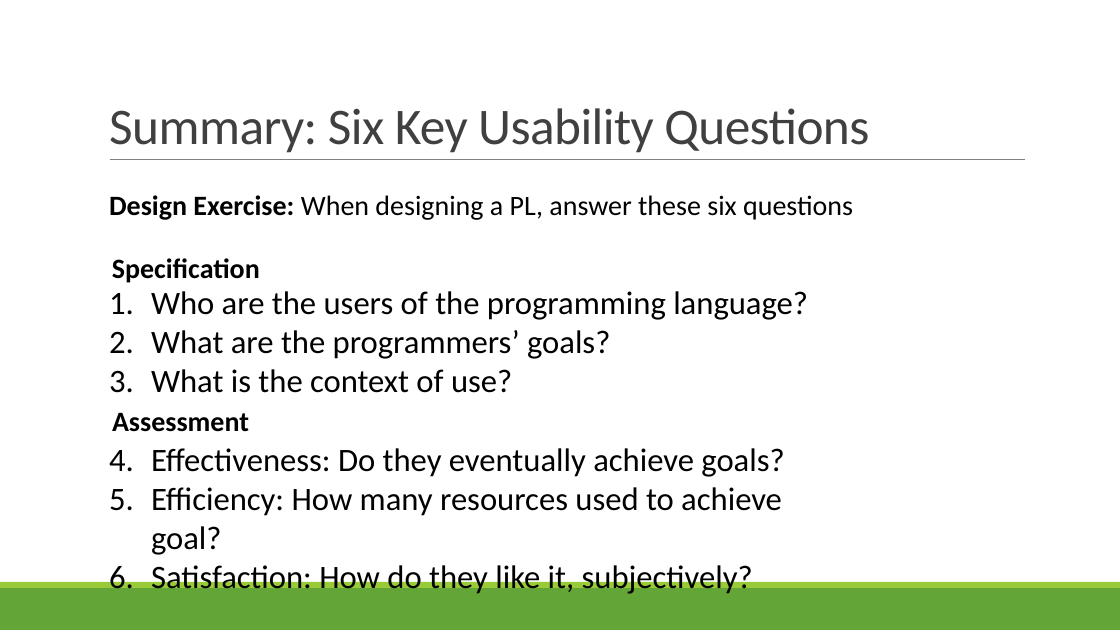
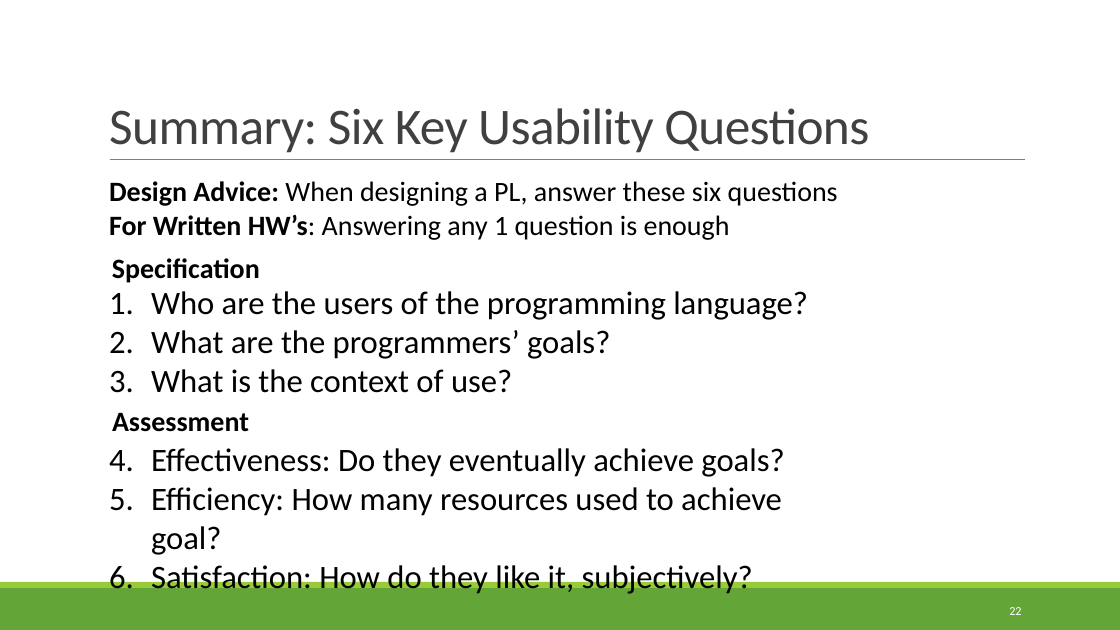
Before and after one commit to rbohrer/pl-course, a slide deck: slide 22 of LectureSlides/08Design1.pptx (slide 20 before the commit). Drawn at 1120x630 pixels with LibreOffice and Linux fonts; fonts in the diff are those of the drawing. Boxes give left, top, right and bottom in pixels: in the first picture for what was removed or moved away, otherwise in the second. Text is boxed around its words. In the diff, an @@ line names an element or a change of style, - is before the commit and + after.

```diff
--- a/LectureSlides/08Design1.pptx
+++ b/LectureSlides/08Design1.pptx
@@ text at (109, 181, 838, 240): text changed @@
-Design Exercise: When designing a PL, answer these six questions
+Design Advice: When designing a PL, answer these six questions
+For Written HW’s: Answering any 1 question is enough
@@ page number added at (1009, 607, 1021, 615), 10.5 pt, text #FFFFFF @@
+22
```
Also in this commit, not shown: 56 other slides changed, 3 slides added.
